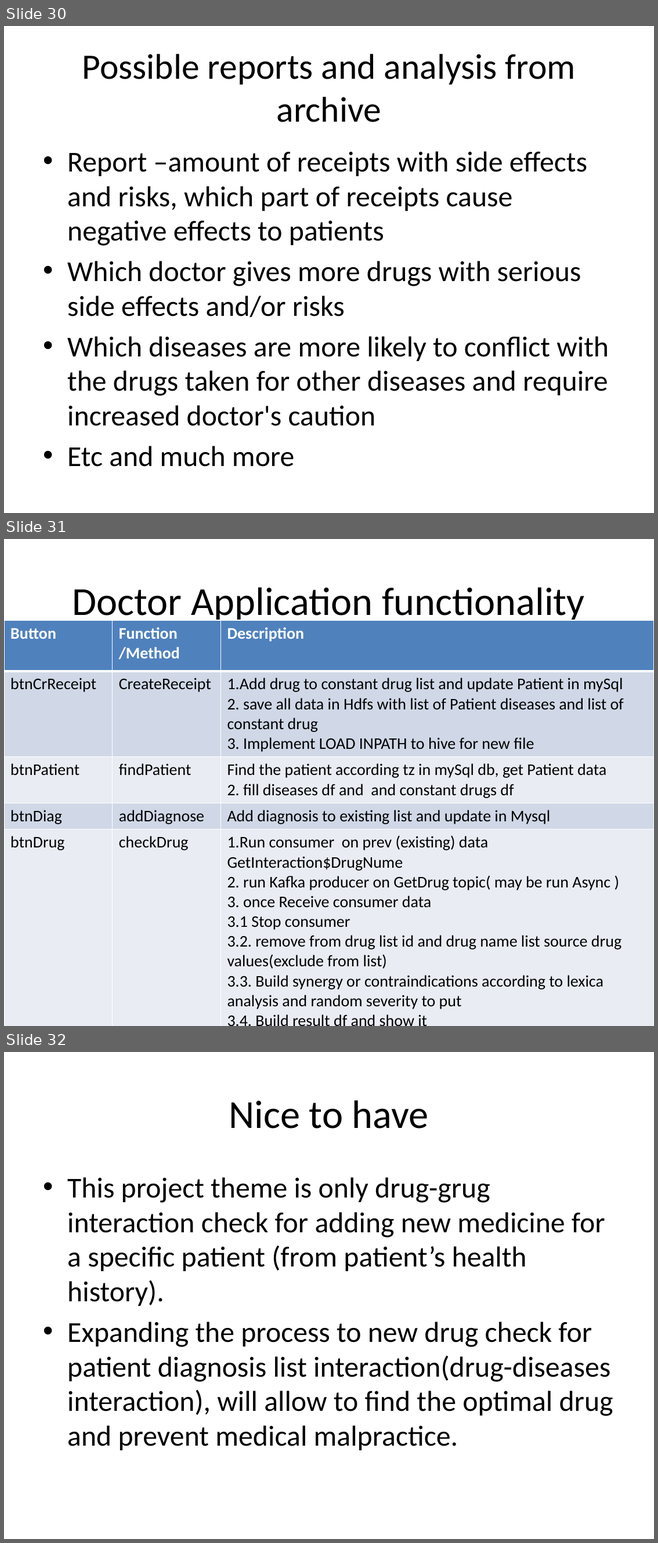
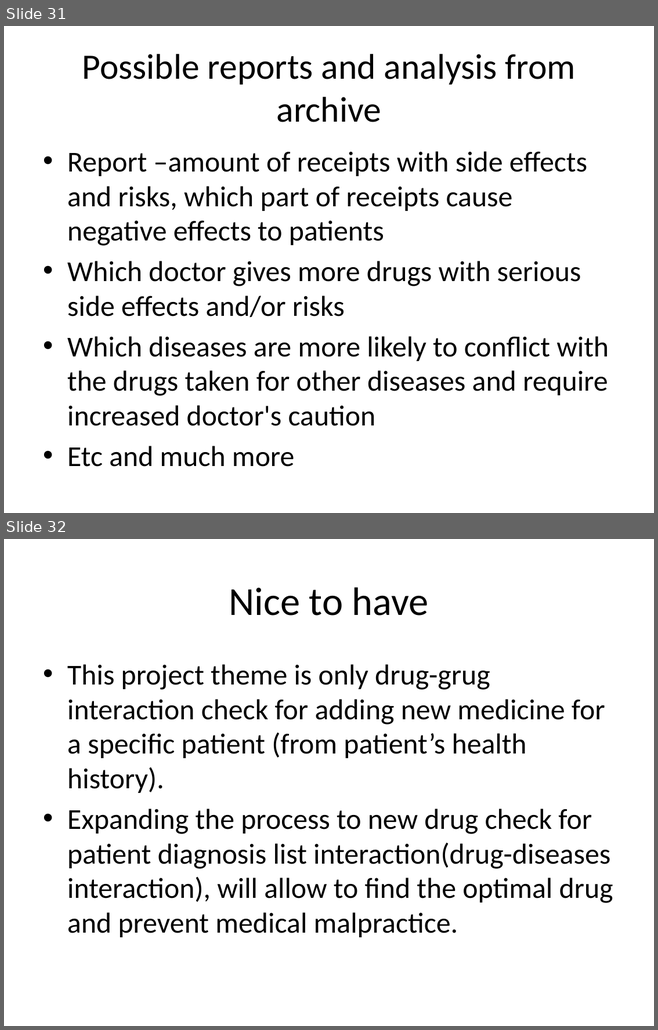
Before and after one commit to katkovOlga/nayaProject, a slide deck: FinalProject.pptx. Shown one above the other, each under a label of ours: slides 30, 31 and 32 before the commit, slides 31 and 32 after it. The pictures are 658x1543 and 658x1030 pixels, drawn with LibreOffice and Linux fonts; fonts in the diff are those of the drawing. Boxes give left, top, right and bottom in pixels: in the first picture for what was removed or moved away, otherwise in the second. Text is boxed around its words. In the diff, an @@ line names an element or a change of style, - is before the commit and + after.

```diff
--- a/FinalProject.pptx
+++ b/FinalProject.pptx
@@ slide 31 removed at (4,539,654,1026), background #FFFFFF @@
@@ title removed at (72,587,585,624) @@
-Doctor Application functionality
@@ table removed at (4,620,654,1026), 5 rows, 3 columns @@
-Button | Function /Method | Description
-btnCrReceipt | CreateReceipt | 1.Add drug to constant drug list and update Patient in mySql / 2. save all data in Hdfs with list of Patient diseases and list of constant drug / 3. Implement LOAD INPATH to hive for new file
-btnPatient | findPatient | Find the patient according tz in mySql db, get Patient data / 2. fill diseases df and and constant drugs df
-btnDiag | addDiagnose | Add diagnosis to existing list and update in Mysql
-btnDrug | checkDrug | 1.Run consumer on prev (existing) data GetInteraction$DrugNume / 2. run Kafka producer on GetDrug topic( may be run Async ) / 3. once Receive consumer data / 3.1 Stop consumer / 3.2. remove from drug list id and drug name list source drug values(exclude from list) / 3.3. Build synergy or contraindications according to lexica analysis and random severity to put / 3.4. Build result df and show it / 3.5 save the full interaction 7drug result to mongo db
@@ what was slide 30 is now slide 31 @@
```
Also in this commit, not shown: 2 slides changed, 3 slides added, 2 other slides removed, 1 other file.
